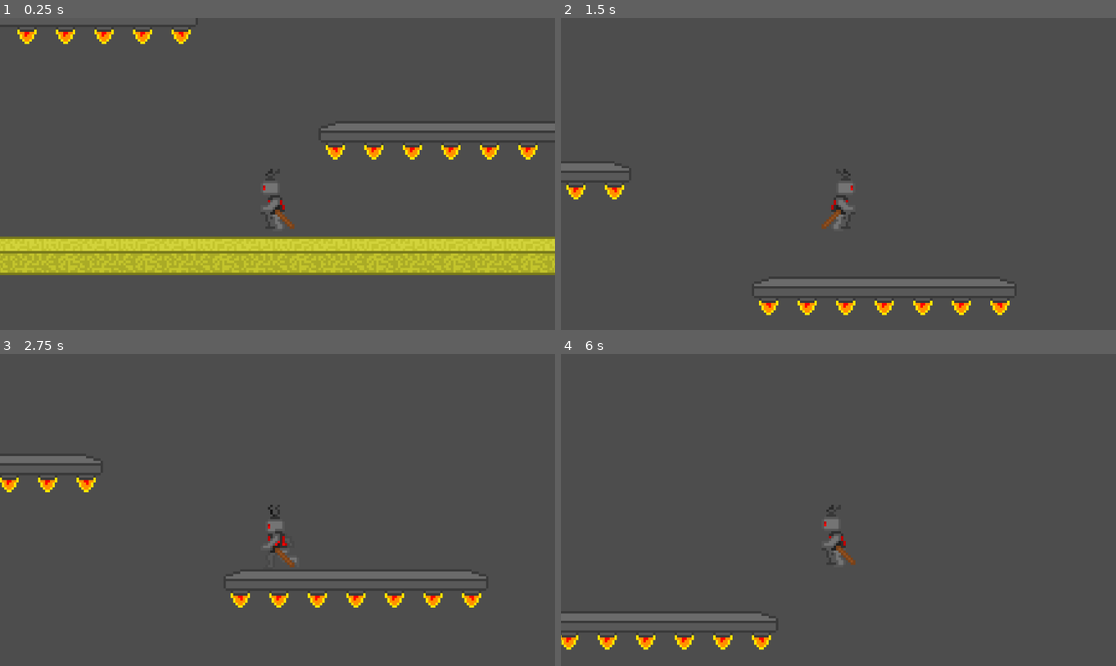
Above: before the commit, frames 1-4 (two rows, left to right).
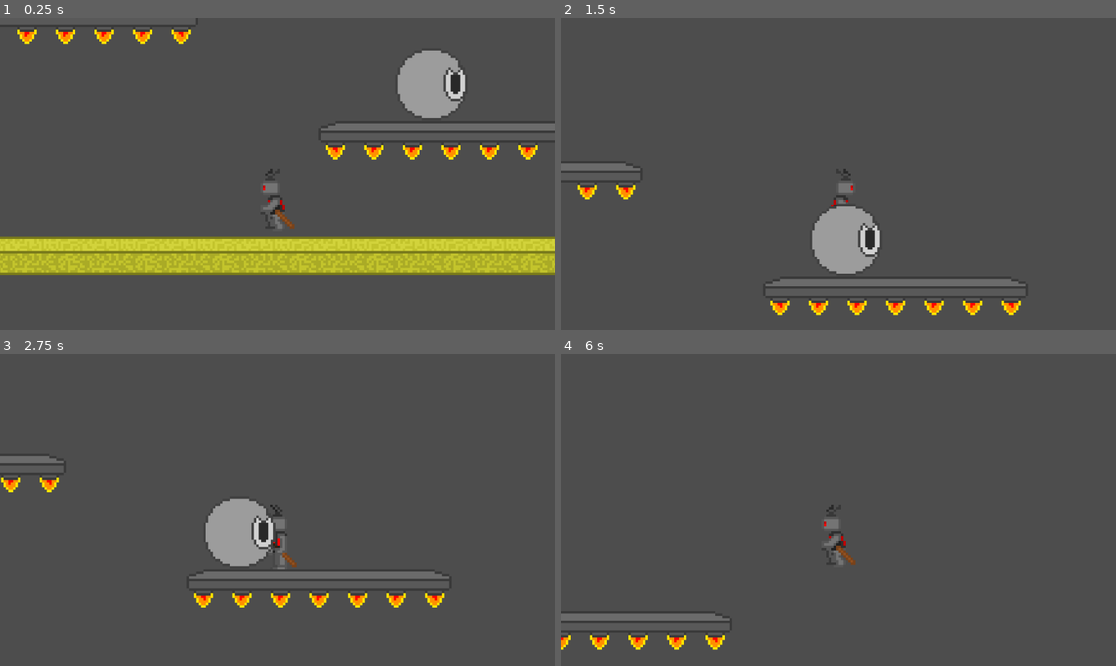
Above: after the commit, the same moments.

Repository: niikpitman-wq/Gollum-Gladiators
Game: Godot game, scene res://Scene/node_2d.tscn
Same seed, same stepped clock (60 frames per second), same inputs: the game is played once before the commit and once after it.
Inputs:
- Up to frame 1 (0.25 s): no input
- Up to frame 2 (1.5 s): tap Enter (ui_accept) at 0.5, 0.77 s; hold Right (ui_right) from 0.53 s (still down)
- Up to frame 3 (2.75 s): tap Enter (ui_accept) at 1.52 s; release Right (ui_right) at 2.03 s; hold Left (ui_left) from 2.03 s (still down)
- Up to frame 4 (6 s): release Left (ui_left) at 2.78 s; hold Right (ui_right) 2.78-4.28 s; tap Enter (ui_accept) at 3.02, 3.77, 4.52, 5, 5.75 s; hold Left (ui_left) 4.28-5.03 s; hold Right (ui_right) 5.03-5.78 s; hold Left (ui_left) from 5.78 s (still down)

The runs differ from the first frame. In frame 1, 2.1% of the frame differs, in the area x 71-84%, y 10-33%; in frame 2, 3.8%, in the area x 0-84%, y 46-96%; in frame 3, 3.8%; in frame 4, 1.0%.

Commit message:
enemy movment

Diff:
--- /dev/null
+++ b/the-gollum-gladiator/Prefabs/roll_enemy.tscn
@@ -0,0 +1,106 @@
+[gd_scene format=3 uid="uid://y7xti41riiba"]
+
+[ext_resource type="Script" uid="uid://jya07q87f83q" path="res://Scripts/roll_enemy.gd" id="1_i3gjp"]
+[ext_resource type="Texture2D" uid="uid://bpgjkom4ttvvh" path="res://Sprites/Robot Sprite/Idle enemy robot.png" id="2_fxfew"]
+[ext_resource type="Texture2D" uid="uid://bfroveu0kbi3x" path="res://Sprites/Robot Sprite/rolling enemy robot.png" id="3_5bw57"]
+
+[sub_resource type="RectangleShape2D" id="RectangleShape2D_i3gjp"]
+size = Vector2(240, 16)
+
+[sub_resource type="AtlasTexture" id="AtlasTexture_3yqyl"]
+atlas = ExtResource("2_fxfew")
+region = Rect2(0, 0, 320, 320)
+
+[sub_resource type="AtlasTexture" id="AtlasTexture_wujgv"]
+atlas = ExtResource("2_fxfew")
+region = Rect2(320, 0, 320, 320)
+
+[sub_resource type="AtlasTexture" id="AtlasTexture_hb8ge"]
+atlas = ExtResource("2_fxfew")
+region = Rect2(0, 320, 320, 320)
+
+[sub_resource type="AtlasTexture" id="AtlasTexture_e1ltt"]
+atlas = ExtResource("2_fxfew")
+region = Rect2(320, 320, 320, 320)
+
+[sub_resource type="AtlasTexture" id="AtlasTexture_4gyqm"]
+atlas = ExtResource("3_5bw57")
+region = Rect2(0, 0, 320, 320)
+
+[sub_resource type="AtlasTexture" id="AtlasTexture_qi2p4"]
+atlas = ExtResource("3_5bw57")
+region = Rect2(320, 0, 320, 320)
+
+[sub_resource type="AtlasTexture" id="AtlasTexture_iifgy"]
+atlas = ExtResource("3_5bw57")
+region = Rect2(0, 320, 320, 320)
+
+[sub_resource type="AtlasTexture" id="AtlasTexture_epg4t"]
+atlas = ExtResource("3_5bw57")
+region = Rect2(320, 320, 320, 320)
+
+[sub_resource type="SpriteFrames" id="SpriteFrames_3yqyl"]
+animations = [{
+"frames": [{
+"duration": 10.0,
+"texture": SubResource("AtlasTexture_3yqyl")
+}, {
+"duration": 1.0,
+"texture": SubResource("AtlasTexture_wujgv")
+}, {
+"duration": 1.0,
+"texture": SubResource("AtlasTexture_hb8ge")
+}, {
+"duration": 1.0,
+"texture": SubResource("AtlasTexture_e1ltt")
+}],
+"loop": true,
+"name": &"enemy_idle",
+"speed": 5.0
+}, {
+"frames": [{
+"duration": 1.0,
+"texture": SubResource("AtlasTexture_4gyqm")
+}, {
+"duration": 1.0,
+"texture": SubResource("AtlasTexture_qi2p4")
+}, {
+"duration": 1.0,
+"texture": SubResource("AtlasTexture_iifgy")
+}, {
+"duration": 1.0,
+"texture": SubResource("AtlasTexture_epg4t")
+}],
+"loop": true,
+"name": &"enemy_walk",
+"speed": 5.0
+}]
+
+[sub_resource type="CircleShape2D" id="CircleShape2D_hb8ge"]
+radius = 152.0
+
+[node name="roll_enemy" type="CharacterBody2D" unique_id=1270026084]
+script = ExtResource("1_i3gjp")
+
+[node name="CollisionShape2D" type="CollisionShape2D" parent="." unique_id=1234896693]
+position = Vector2(0, 144)
+shape = SubResource("RectangleShape2D_i3gjp")
+
+[node name="AnimatedSprite2D" type="AnimatedSprite2D" parent="." unique_id=472419230]
+sprite_frames = SubResource("SpriteFrames_3yqyl")
+animation = &"enemy_idle"
+autoplay = "enemy_idle"
+frame_progress = 0.62722147
+
+[node name="rightray" type="RayCast2D" parent="." unique_id=1547797725]
+position = Vector2(128, 64)
+target_position = Vector2(0, 128)
+
+[node name="Leftray" type="RayCast2D" parent="." unique_id=1455699311]
+position = Vector2(-128, 64)
+target_position = Vector2(0, 128)
+
+[node name="Area2D" type="Area2D" parent="." unique_id=359429909]
+
+[node name="CollisionShape2D" type="CollisionShape2D" parent="Area2D" unique_id=1766616006]
+shape = SubResource("CircleShape2D_hb8ge")
--- a/the-gollum-gladiator/Scene/node_2d.tscn
+++ b/the-gollum-gladiator/Scene/node_2d.tscn
@@ -1,17 +1,18 @@
 [gd_scene format=3 uid="uid://bldxddkffbuqn"]
 
 [ext_resource type="PackedScene" uid="uid://bhcofg7cs1kx5" path="res://Prefabs/character_body_2d.tscn" id="1_vtyw1"]
+[ext_resource type="PackedScene" uid="uid://y7xti41riiba" path="res://Prefabs/roll_enemy.tscn" id="3_gj2p5"]
 [ext_resource type="Texture2D" uid="uid://bajy5e71mhgp0" path="res://Sprites/Robot Sprite/Platform Robot (2).png" id="7_xvxua"]
 
 [sub_resource type="TileSetAtlasSource" id="TileSetAtlasSource_blrne"]
 texture = ExtResource("7_xvxua")
 texture_region_size = Vector2i(160, 160)
 0:0/0 = 0
-0:0/0/physics_layer_0/polygon_0/points = PackedVector2Array(1.771553, -80, 80, -80, 80, 10.629364, -58.461517, 8.857803, -63.7762, -54.918396)
+0:0/0/physics_layer_0/polygon_0/points = PackedVector2Array(-65.54776, -80, 80, -80, 80, 5, -67, 6)
 1:0/0 = 0
-1:0/0/physics_layer_0/polygon_0/points = PackedVector2Array(1.771553, -80, 80, -80, 80, 10.629364, -80, 12.400925, -80, -80)
+1:0/0/physics_layer_0/polygon_0/points = PackedVector2Array(-80, -80, 80, -80, 80, 5, -80, 5)
 2:0/0 = 0
-2:0/0/physics_layer_0/polygon_0/points = PackedVector2Array(1.771553, -80, 62.00464, -56.689957, 63.7762, 5.314682, -80, 12.400925, -80, -80)
+2:0/0/physics_layer_0/polygon_0/points = PackedVector2Array(-80, -80, 62.00464, -80, 63.7762, 10.629364, -80, 5.314682)
 0:1/0 = 0
 0:1/0/physics_layer_0/polygon_0/points = PackedVector2Array(-80, -80, 80, -80, 80, 80, -80, 80)
 1:1/0 = 0
@@ -34,3 +35,6 @@
 tile_set = SubResource("TileSet_3opw3")
 format = 2
 layer_0/tile_data = PackedInt32Array(-131070, 65536, 0, -131069, 65536, 0, -131068, 65536, 0, -131067, 65536, 0, -13106 …(818 unchanged characters)…
+
+[node name="roll_enemy" parent="." unique_id=1270026084 instance=ExtResource("3_gj2p5")]
+position = Vector2(664, -472)
--- /dev/null
+++ b/the-gollum-gladiator/Scripts/roll_enemy.gd
@@ -0,0 +1,32 @@
+extends CharacterBody2D
+
+
+const SPEED = 100.0
+var direction = -1
+
+var gravity = ProjectSettings.get_setting("physics/2d/default_gravity")
+
+# Using @export lets you assign these directly in the inspector if paths break
+@export var left_ray: RayCast2D
+@export var right_ray: RayCast2D
+
+func _ready() -> void:
+	# Fallback: if you didn't manually assign them in the inspector, try to find them by path
+	if not left_ray:
+		left_ray = $leftray
+	if not right_ray:
+		right_ray = $rightray
+
+func _physics_process(delta: float) -> void:
+	if not is_on_floor():
+		velocity.y += gravity * delta
+
+	if is_on_floor():
+		# Turn around if a raycast stops colliding with the platform
+		if direction == -1 and left_ray and not left_ray.is_colliding():
+			direction = 1
+		elif direction == 1 and right_ray and not right_ray.is_colliding():
+			direction = -1
+
+	velocity.x = direction * SPEED
+	move_and_slide()
--- a/the-gollum-gladiator/enemy.tscn
+++ /dev/null
@@ -1,68 +0,0 @@
-[gd_scene format=3 uid="uid://b0h4r1csgtkil"]
-
-[ext_resource type="Texture2D" uid="uid://bfroveu0kbi3x" path="res://Sprites/Robot Sprite/rolling enemy robot.png" id="1_7k104"]
-
-[sub_resource type="AtlasTexture" id="AtlasTexture_4gyqm"]
-atlas = ExtResource("1_7k104")
-region = Rect2(0, 0, 320, 320)
-
-[sub_resource type="AtlasTexture" id="AtlasTexture_qi2p4"]
-atlas = ExtResource("1_7k104")
-region = Rect2(320, 0, 320, 320)
-
-[sub_resource type="AtlasTexture" id="AtlasTexture_iifgy"]
-atlas = ExtResource("1_7k104")
-region = Rect2(0, 320, 320, 320)
-
-[sub_resource type="AtlasTexture" id="AtlasTexture_epg4t"]
-atlas = ExtResource("1_7k104")
-region = Rect2(320, 320, 320, 320)
-
-[sub_resource type="SpriteFrames" id="SpriteFrames_3yqyl"]
-animations = [{
-"frames": [{
-"duration": 1.0,
-"texture": SubResource("AtlasTexture_4gyqm")
-}, {
-"duration": 1.0,
-"texture": SubResource("AtlasTexture_qi2p4")
-}, {
-"duration": 1.0,
-"texture": SubResource("AtlasTexture_iifgy")
-}, {
-"duration": 1.0,
-"texture": SubResource("AtlasTexture_epg4t")
-}],
-"loop": true,
-"name": &"default",
-"speed": 5.0
-}]
-
-[sub_resource type="RectangleShape2D" id="RectangleShape2D_wujgv"]
-size = Vector2(192, 16)
-
-[sub_resource type="CircleShape2D" id="CircleShape2D_hb8ge"]
-radius = 152.0
-
-[node name="enemy" type="CharacterBody2D" unique_id=636846816]
-
-[node name="AnimatedSprite2D" type="AnimatedSprite2D" parent="." unique_id=46314234]
-sprite_frames = SubResource("SpriteFrames_3yqyl")
-frame_progress = 0.14567664
-
-[node name="CollisionShape2D" type="CollisionShape2D" parent="." unique_id=1057115607]
-position = Vector2(0, 136)
-shape = SubResource("RectangleShape2D_wujgv")
-
-[node name="Area2D" type="Area2D" parent="." unique_id=74662685]
-
-[node name="CollisionShape2D" type="CollisionShape2D" parent="Area2D" unique_id=1144703849]
-shape = SubResource("CircleShape2D_hb8ge")
-
-[node name="leftray" type="RayCast2D" parent="." unique_id=535370788]
-position = Vector2(-100, 90)
-hit_from_inside = true
-
-[node name="rightray" type="RayCast2D" parent="." unique_id=200558831]
-position = Vector2(100, 90)
-hit_from_inside = true
Not shown, added: the-gollum-gladiator/Scripts/roll_enemy.gd.uid
